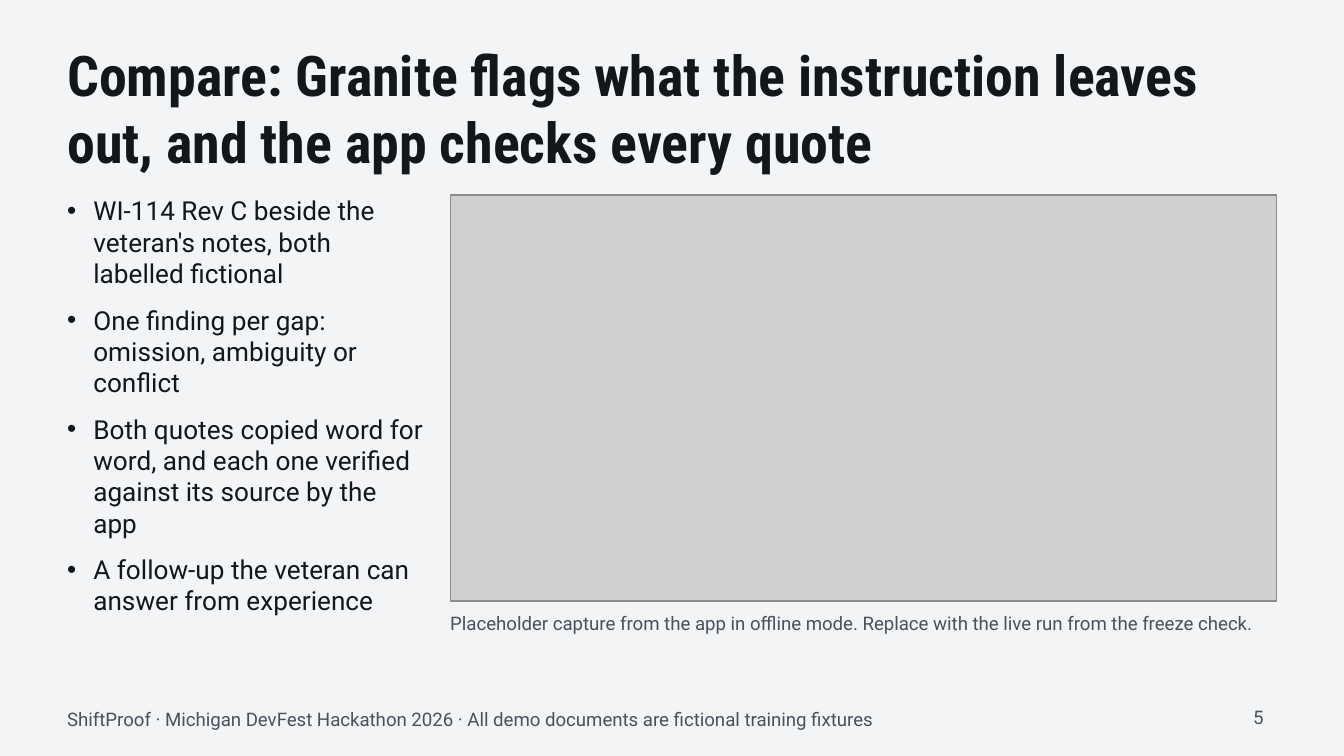
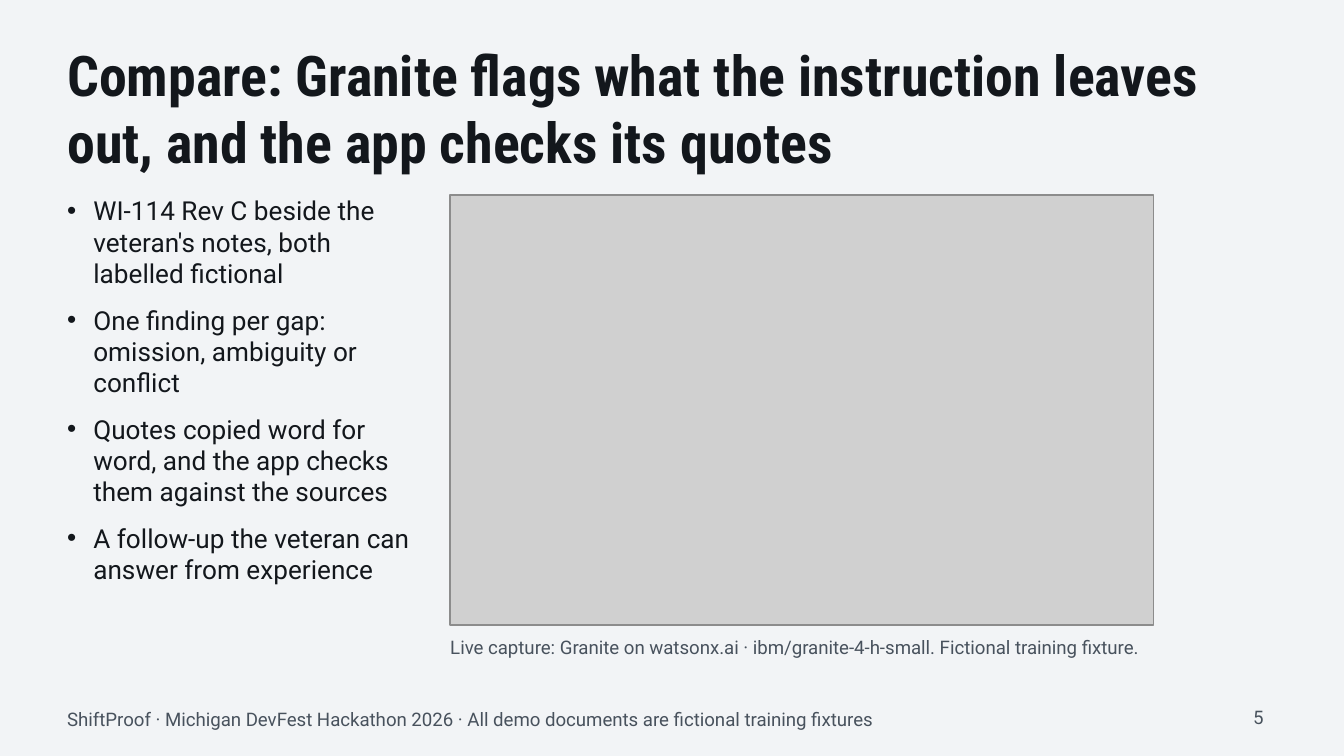
Before and after one commit to critesjosh/mi-devfest, a slide deck: slide 5 of docs/pitch/ShiftProof-pitch.pptx. Drawn at 1344x756 pixels with LibreOffice and Linux fonts; fonts in the diff are those of the drawing; grey boxes stand for pictures. Boxes give left, top, right and bottom in pixels: in the first picture for what was removed or moved away, otherwise in the second. Text is boxed around its words. In the diff, an @@ line names an element or a change of style, - is before the commit and + after.

```diff
--- a/docs/pitch/ShiftProof-pitch.pptx
+++ b/docs/pitch/ShiftProof-pitch.pptx
@@ title at bbox=[67, 53, 1198, 175]: text changed @@
-Compare: Granite flags what the instruction leaves out, and the app checks every quote
+Compare: Granite flags what the instruction leaves out, and the app checks its quotes
@@ picture: place and size @@
-picture at bbox=[450, 195, 1277, 601]
+picture at bbox=[450, 195, 1153, 625]
@@ text at bbox=[93, 419, 388, 507]: text changed @@
-• Both quotes copied word for word, and each one verified against its source by the app
+• Quotes copied word for word, and the app checks them against the sources
@@ text at bbox=[450, 640, 1139, 658]: text changed @@
-Placeholder capture from the app in offline mode. Replace with the live run from the freeze check.
+Live capture: Granite on watsonx.ai · ibm/granite-4-h-small. Fictional training fixture.
```
Also in this commit, not shown: 5 other slides changed, 25 other files.
